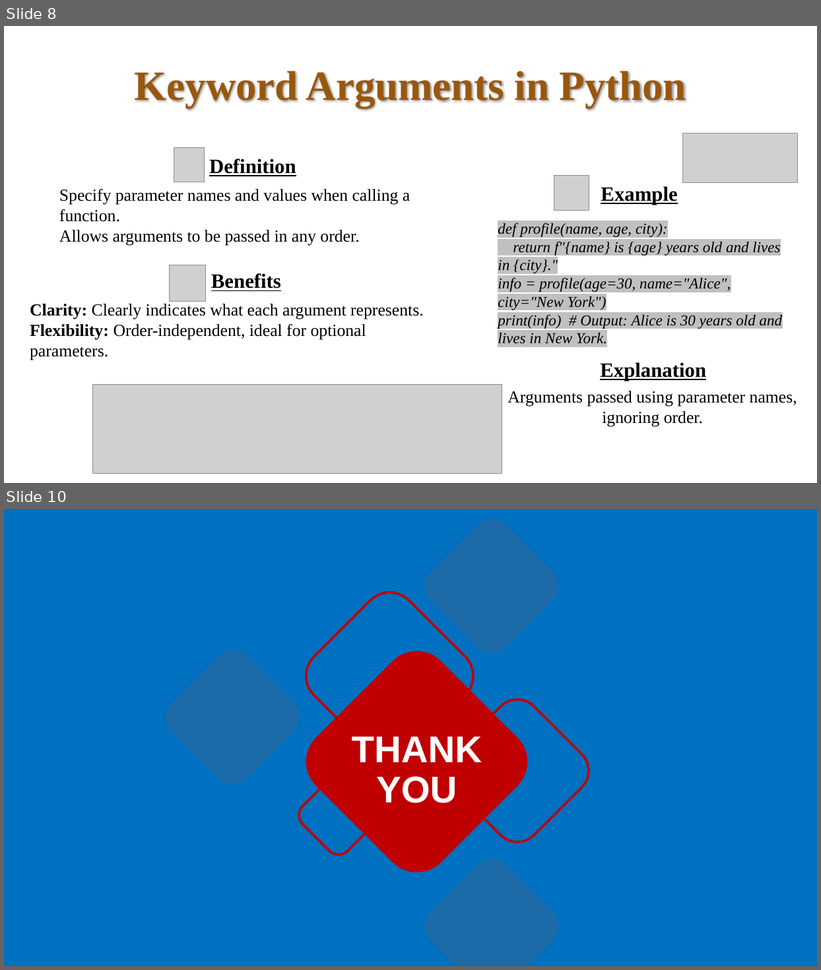
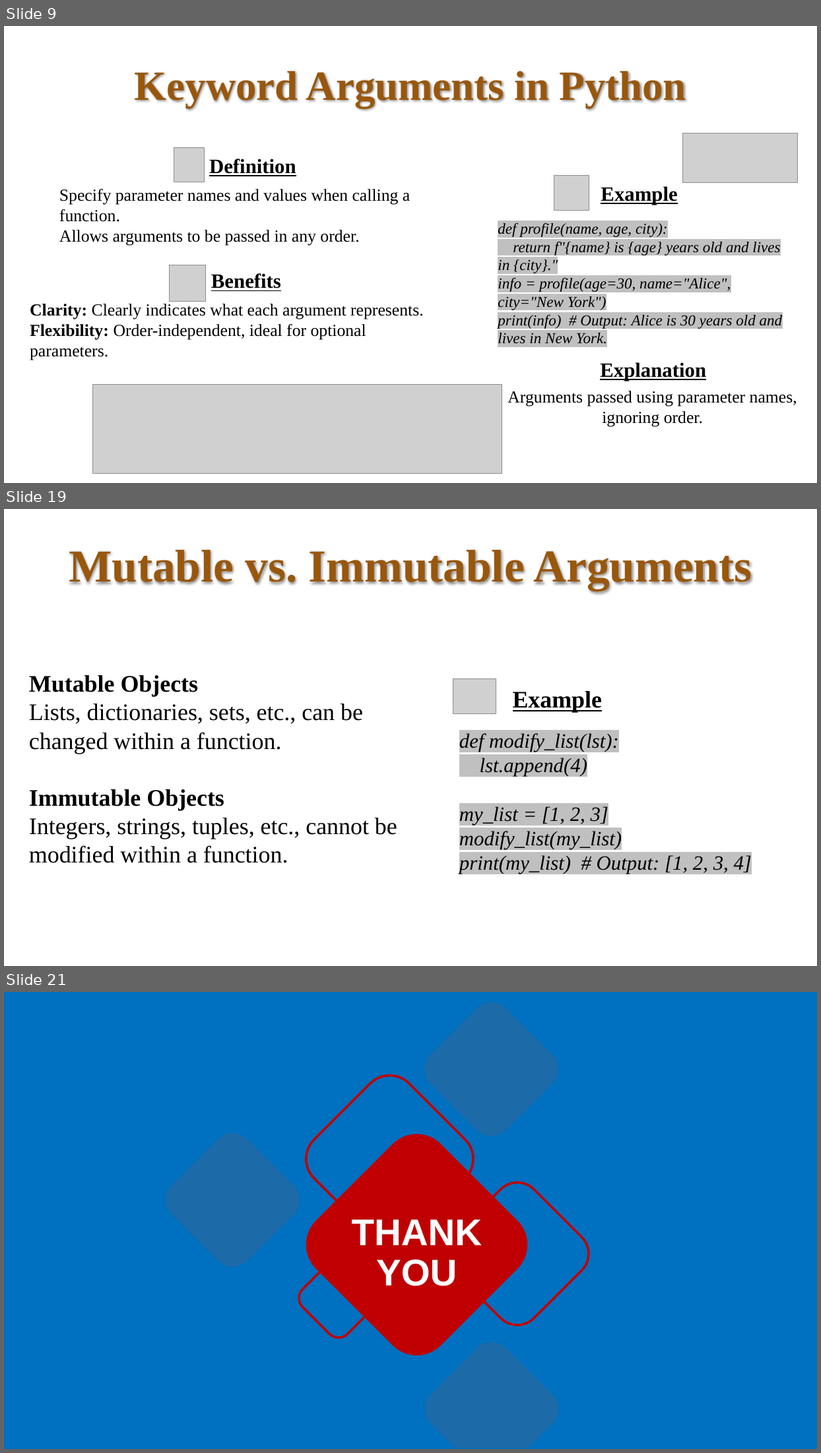
Before and after one commit to bahadurCorvit/Advance_Python, a slide deck: lectures/Lec7.pptx. Shown one above the other, each under a label of ours: slides 8 and 10 before the commit, slides 9, 19 and 21 after it; the slides between them are not shown. The pictures are 821x970 and 821x1453 pixels, drawn with LibreOffice and Linux fonts; fonts in the diff are those of the drawing; grey boxes stand for pictures. Boxes give left, top, right and bottom in pixels: in the first picture for what was removed or moved away, otherwise in the second. Text is boxed around its words. In the diff, an @@ line names an element or a change of style, - is before the commit and + after.

```diff
--- a/lectures/Lec7.pptx
+++ b/lectures/Lec7.pptx
@@ slide 19 added at (4,509,817,966), background #FFFFFF @@
@@ title added at (69,550,752,591), 54 pt, text #99570C, bold @@
+Mutable vs. Immutable Arguments
@@ text added at (29,675,397,863), 28 pt, text #000000 @@
+Mutable Objects
+Lists, dictionaries, sets, etc., can be changed within a function.
+Immutable Objects
+Integers, strings, tuples, etc., cannot be modified within a function.
@@ picture added at (453,679,496,714) @@
@@ text added at (513,691,603,713), 28 pt, text #000000, bold, underline @@
+Example
@@ text added at (459,733,752,874), 24 pt, text #000000, italic @@
+def modify_list(lst):
+lst.append(4)
+my_list = [1, 2, 3]
+modify_list(my_list)
+print(my_list) # Output: [1, 2, 3, 4]
@@ what was slide 8 is now slide 9 @@
@@ what was slide 10 is now slide 21 @@
```
Also in this commit, not shown: 1 slide changed, 10 other slides added, 6 other files.
